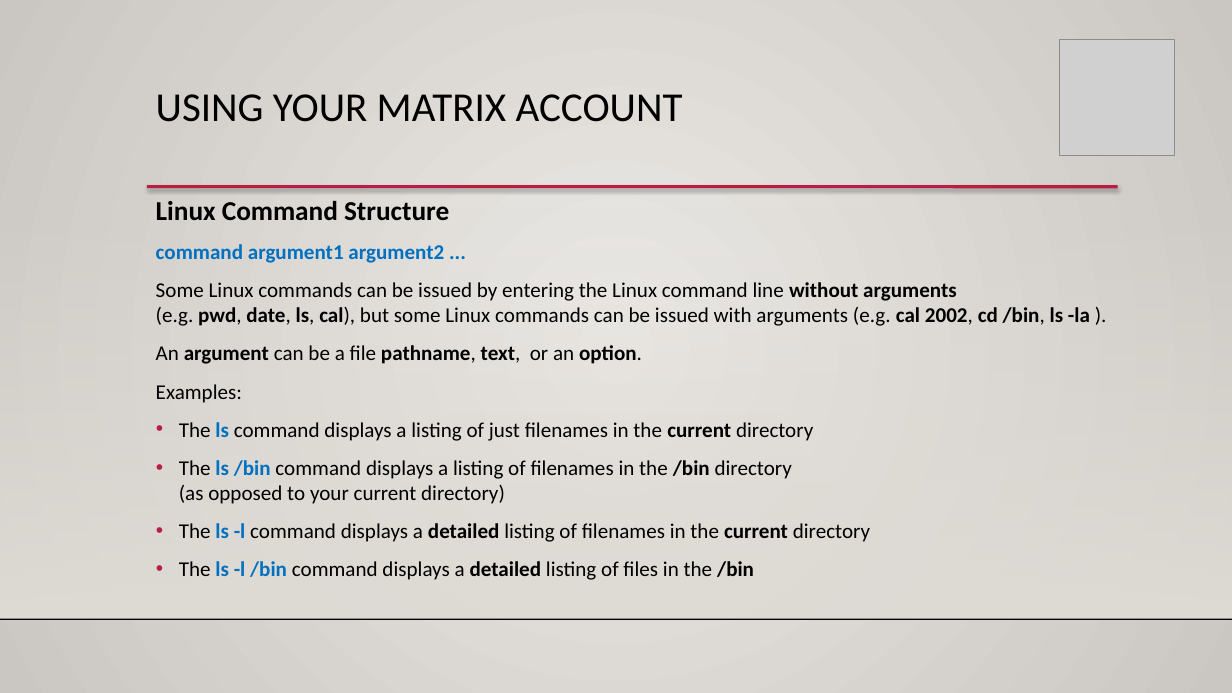
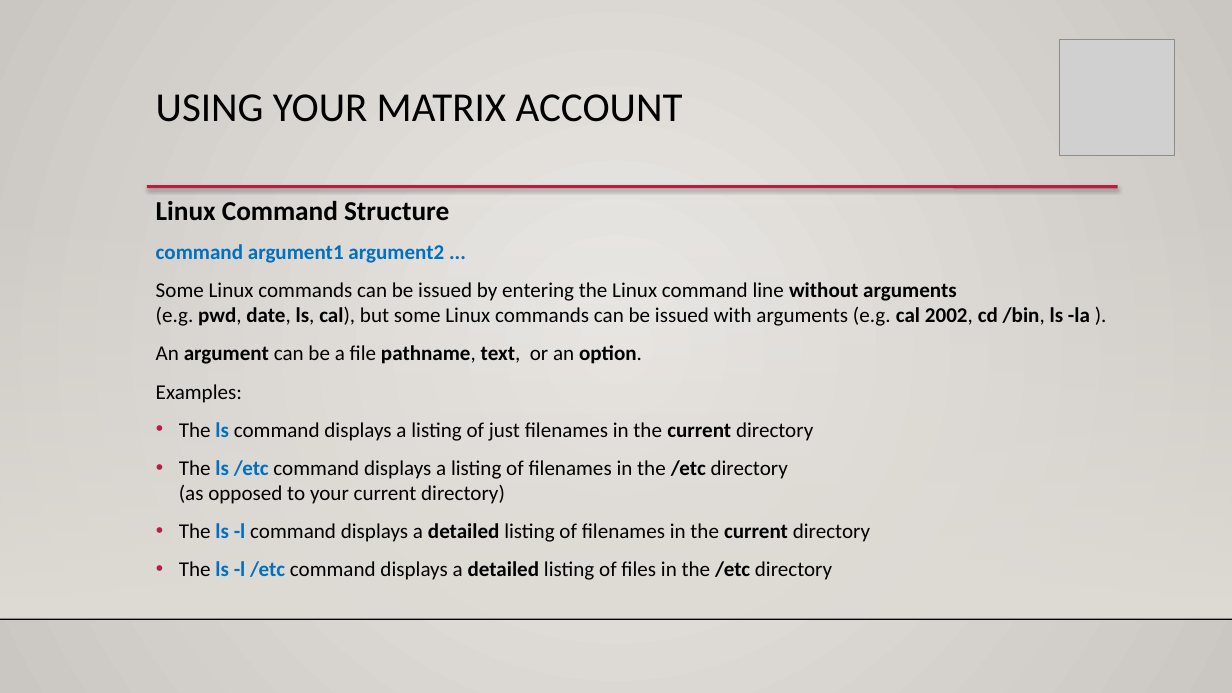
Before and after one commit to ULI101/slides, a slide deck: slide 3 of ULI101-1.2.pptx. Drawn at 1232x693 pixels with LibreOffice and Linux fonts; fonts in the diff are those of the drawing; grey boxes stand for pictures; background and template pictures are left out. Boxes give left, top, right and bottom in pixels: in the first picture for what was removed or moved away, otherwise in the second. Text is boxed around its words. In the diff, an @@ line names an element or a change of style, - is before the commit and + after.

```diff
--- a/ULI101-1.2.pptx
+++ b/ULI101-1.2.pptx
@@ text at (179,460,788,504): text changed @@
-• The ls /bin command displays a listing of filenames in the /bin directory
-  (as opposed to your current directory)
+• The ls /etc command displays a listing of filenames in the /etc directory
+  (as opposed to your current directory)
@@ text at (179,561,832,580): text changed @@
-• The ls -l /bin command displays a detailed listing of files in the /bin
+• The ls -l /etc command displays a detailed listing of files in the /etc directory
```
Also in this commit, not shown: 1 other file.
